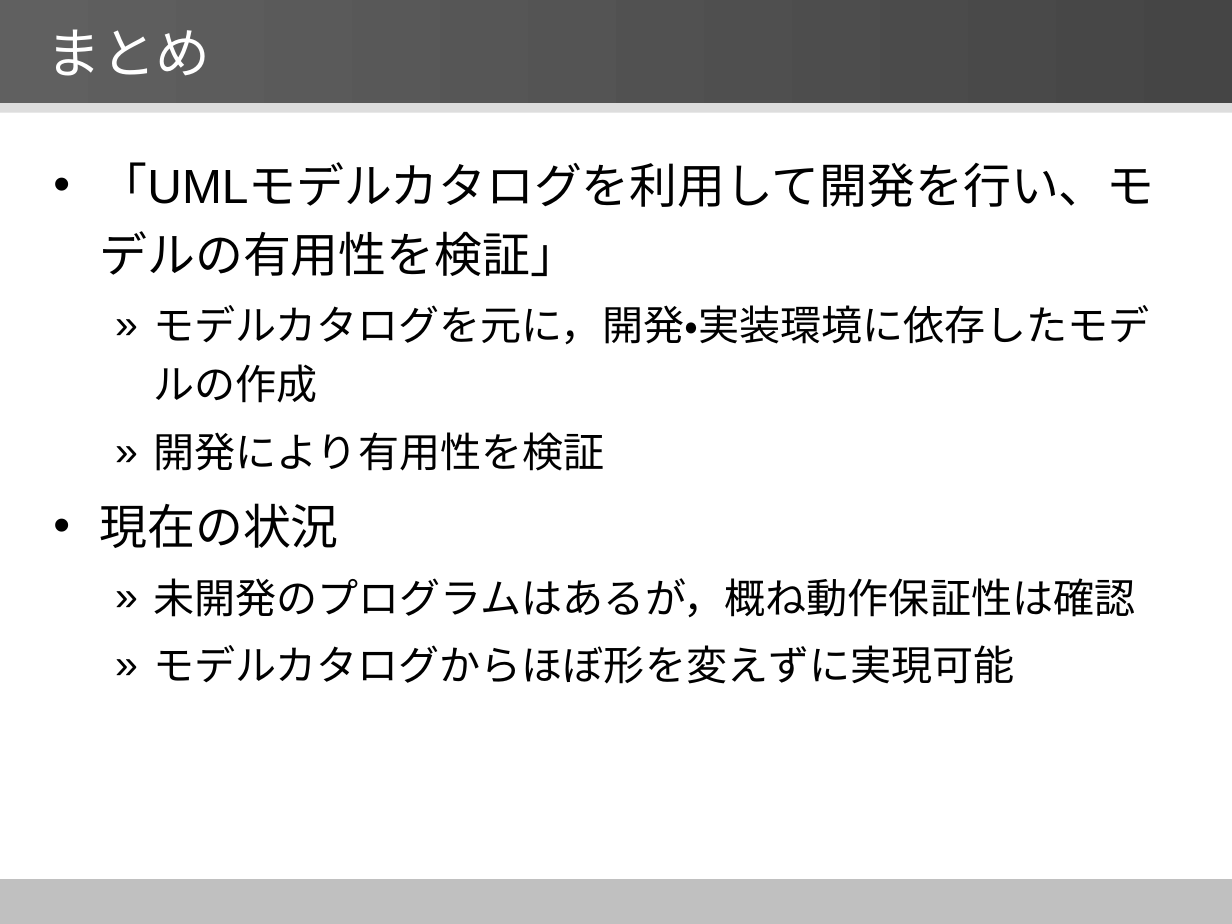
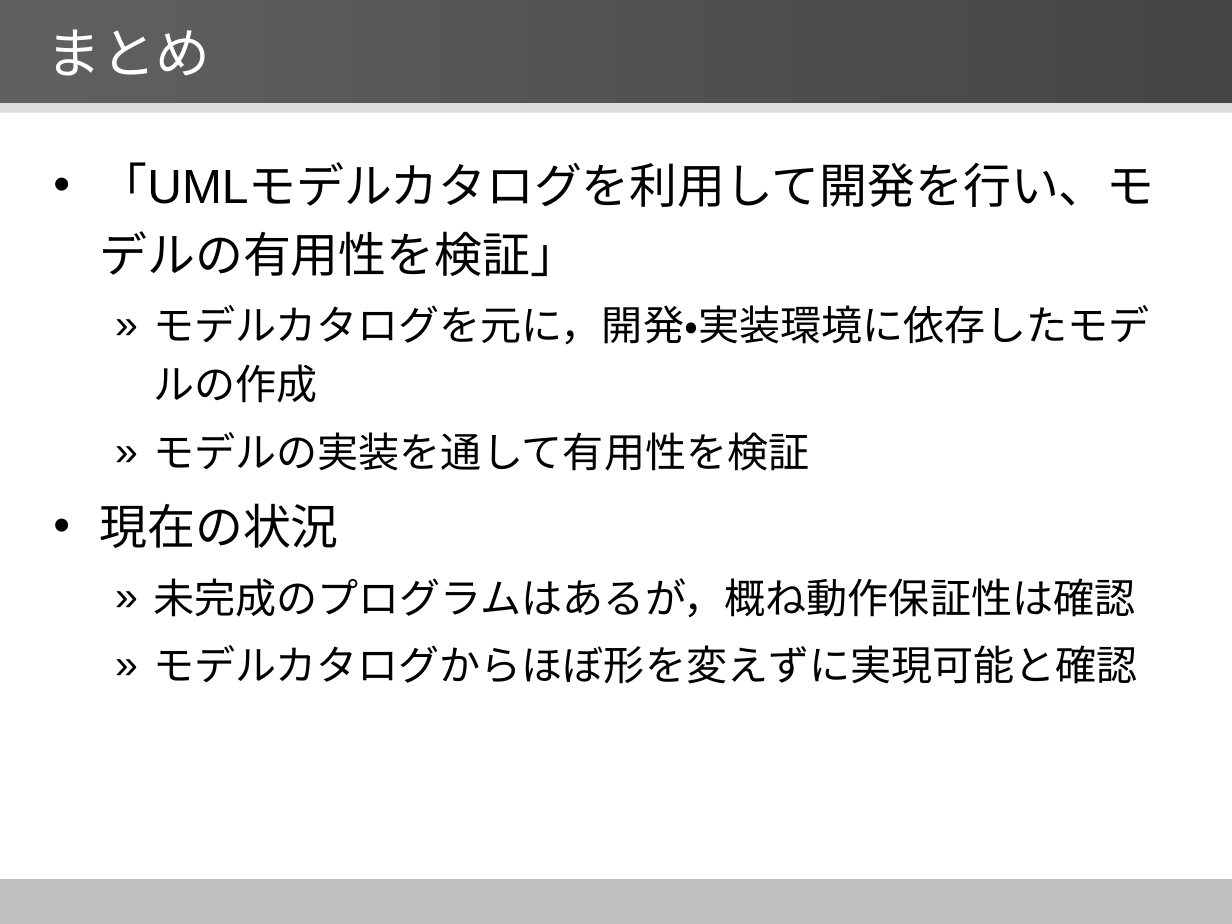
Before and after one commit to YutaNiimura/leJOS-OSEK, a slide deck: slide 22 of 中間発表関連/5I25新村祐太 中間発表スライドver0.5.pptx. Drawn at 1232x924 pixels with LibreOffice and Linux fonts; fonts in the diff are those of the drawing. Boxes give left, top, right and bottom in pixels: in the first picture for what was removed or moved away, otherwise in the second. Text is boxed around its words. In the diff, an @@ line names an element or a change of style, - is before the commit and + after.

```diff
--- a/中間発表関連/5I25新村祐太 中間発表スライドver0.5.pptx
+++ b/中間発表関連/5I25新村祐太 中間発表スライドver0.5.pptx
@@ text at bbox=[154, 432, 810, 471]: text changed @@
-  » 開発により有用性を検証
+  » モデルの実装を通して有用性を検証
@@ text at bbox=[154, 578, 1138, 684]: text changed @@
-  » 未開発のプログラムはあるが，概ね動作保証性は確認
-  » モデルカタログからほぼ形を変えずに実現可能
+  » 未完成のプログラムはあるが，概ね動作保証性は確認
+  » モデルカタログからほぼ形を変えずに実現可能と確認
```
Also in this commit, not shown: 19 other slides changed, 2 other files.
